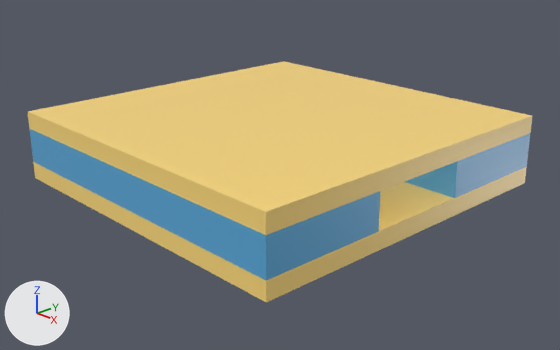
What one commit did to the Blender file Blender/210926_try_make_channel_layer_directly_with_cubes.blend.
Camera for both pictures: a camera (50 mm lens) standing at (15.36, -14.36, 7.89) and looking at (0.3, -0.19, 0.3). Arrows for +X, +Y and +Z are at lower left; the lights stay in place.

Script lines for the objects in view, before the commit:
```python
me_cube_002 = bpy.data.meshes.new('Cube.002')
me_cube_002.from_pydata(...)  # a box spanning x -0.5..0.5, y -0.5..0.5, z -0.5..0.5
me_cube_002.materials.append(mat_chan01_mat_007)  # blue #59aada
me_cube_003 = bpy.data.meshes.new('Cube.003')
me_cube_003.from_pydata(...)  # a box spanning x -0.5..0.5, y -0.5..0.5, z -0.5..0.5
me_cube_003.materials.append(mat_chan02_mat_003)  # blue #59aada
me_cube_004 = bpy.data.meshes.new('Cube.004')
me_cube_004.from_pydata(...)  # a box spanning x -0.5..0.5, y -0.5..0.5, z -0.5..0.5
me_cube_004.materials.append(mat_chan02_mat_003)  # blue #59aada
ob_chan01_001 = bpy.data.objects.new('Chan01.001', me_cube_002)
ob_chan01_001.parent = ob_chan01
ob_chan01_001.matrix_parent_inverse = Matrix(((0.1, 0.0, 0.0, 0.0), (0.0, 0.286, 0.0, 0.929), (0.0, 0.0, 2.0, -1.5), (0.0, 0.0, 0.0, 1.0)))
ob_chan01_001.location = (0.0, 3.25, 0.75)
ob_chan01_001.scale = (10.0, 3.5, 0.5)
ob_chan01_001.visible_shadow = False
ob_chan02 = bpy.data.objects.new('Chan02', me_cube_003)
ob_chan02.parent = ob_first_layer
ob_chan02.matrix_parent_inverse = Matrix(((0.1, 0.0, 0.0, 0.0), (0.0, 0.1, 0.0, 0.0), (0.0, 0.0, 2.0, -0.5), (0.0, 0.0, 0.0, 1.0)))
ob_chan02.location = (0.0, -3.25, 1.25)
ob_chan02.scale = (10.0, 3.5, 0.5)
ob_chan02.visible_shadow = False
ob_chan02_001 = bpy.data.objects.new('Chan02.001', me_cube_004)
ob_chan02_001.parent = ob_chan02
ob_chan02_001.matrix_parent_inverse = Matrix(((0.1, 0.0, 0.0, 0.0), (0.0, 0.286, 0.0, 0.929), (0.0, 0.0, 2.0, -2.5), (0.0, 0.0, 0.0, 1.0)))
ob_chan02_001.location = (0.0, 3.25, 1.25)
ob_chan02_001.scale = (10.0, 3.5, 0.5)
ob_chan02_001.visible_shadow = False
# also in view: 'Top Layer' at (0.0, 0.0, 1.75); 'Chan01' at (0.0, -3.25, 0.75); 'First Layer' at (0.0, 0.0, 0.25)
```
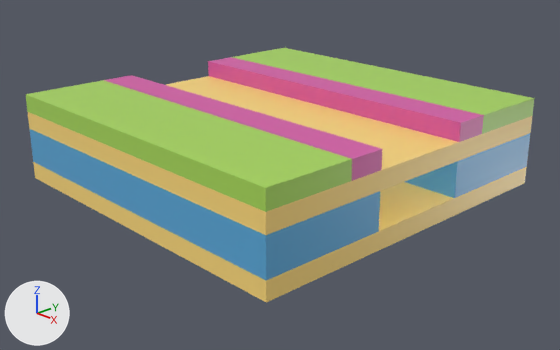
The change, as a list of edits to the scene's bpy script:
```text
Add mat_eroded01_mat_005:
    mat_eroded01_mat_005 = principled_material('Eroded01_mat.005')
    mat_eroded01_mat_005.base_color = (0.4, 0.7, 0.1)  # green #aada59
    mat_eroded01_mat_005.roughness = 0.4
Add mat_edge01_edge_mat_006:
    mat_edge01_edge_mat_006 = principled_material('Edge01_edge_mat.006')
    mat_edge01_edge_mat_006.base_color = (0.7, 0.1, 0.4)  # pink #da59aa
    mat_edge01_edge_mat_006.roughness = 0.4
Add me_cube_078:
    me_cube_078.from_pydata(...)  # a box spanning x -0.5..0.5, y -0.5..0.5, z -0.5..0.5
    me_cube_078.materials.append(mat_eroded01_mat_005)  # green #aada59
Add me_cube_079:
    me_cube_079.from_pydata(...)  # a box spanning x -0.5..0.5, y -0.5..0.5, z -0.5..0.5
    me_cube_079.materials.append(mat_eroded01_mat_005)  # green #aada59
Add me_cube_076:
    me_cube_076.from_pydata(...)  # a box spanning x -0.5..0.5, y -0.5..0.5, z -0.5..0.5
    me_cube_076.materials.append(mat_edge01_edge_mat_006)  # pink #da59aa
Add me_cube_077:
    me_cube_077.from_pydata(...)  # a box spanning x -0.5..0.5, y -0.5..0.5, z -0.5..0.5
    me_cube_077.materials.append(mat_edge01_edge_mat_006)  # pink #da59aa
Add ob_eroded01_001:
    ob_eroded01_001 = bpy.data.objects.new('Eroded01.001', me_cube_079)
    ob_eroded01_001.parent = ob_eroded01
    ob_eroded01_001.matrix_parent_inverse = Matrix(((0.1, 0.0, 0.0, 0.0), (0.0, 0.4, 0.0, 1.5), (0.0, 0.0, 2.0, -4.5), (0.0, 0.0, 0.0, 1.0)))
    ob_eroded01_001.location = (0.0, 3.75, 2.25)
    ob_eroded01_001.scale = (10.0, 2.5, 0.5)
    ob_eroded01_001.visible_shadow = False
Add ob_eroded01:
    ob_eroded01 = bpy.data.objects.new('Eroded01', me_cube_078)
    ob_eroded01.parent = ob_first_layer
    ob_eroded01.matrix_parent_inverse = Matrix(((0.1, 0.0, 0.0, 0.0), (0.0, 0.1, 0.0, 0.0), (0.0, 0.0, 2.0, -0.5), (0.0, 0.0, 0.0, 1.0)))
    ob_eroded01.location = (0.0, -3.75, 2.25)
    ob_eroded01.scale = (10.0, 2.5, 0.5)
    ob_eroded01.visible_shadow = False
Add ob_edge01_edge_001:
    ob_edge01_edge_001 = bpy.data.objects.new('Edge01_edge.001', me_cube_077)
    ob_edge01_edge_001.parent = ob_edge01_edge
    ob_edge01_edge_001.matrix_parent_inverse = Matrix(((0.1, 0.0, 0.0, 0.0), (0.0, 1.0, 0.0, 2.0), (0.0, 0.0, 2.0, -4.5), (0.0, 0.0, 0.0, 1.0)))
    ob_edge01_edge_001.location = (0.0, 2.0, 2.25)
    ob_edge01_edge_001.scale = (10.0, 1.0, 0.5)
    ob_edge01_edge_001.visible_shadow = False
Add ob_edge01_edge:
    ob_edge01_edge = bpy.data.objects.new('Edge01_edge', me_cube_076)
    ob_edge01_edge.parent = ob_first_layer
    ob_edge01_edge.matrix_parent_inverse = Matrix(((0.1, 0.0, 0.0, 0.0), (0.0, 0.1, 0.0, 0.0), (0.0, 0.0, 2.0, -0.5), (0.0, 0.0, 0.0, 1.0)))
    ob_edge01_edge.location = (0.0, -2.0, 2.25)
    ob_edge01_edge.scale = (10.0, 1.0, 0.5)
    ob_edge01_edge.visible_shadow = False
```

Pixel boxes (x1, y1, x2, y2) of what changed, in the pictures (560 x 350 px):
'Eroded01', added (green)
    after: (25, 80, 352, 212)
'Edge01_edge.001', added (pink)
    after: (208, 57, 484, 142)
'Eroded01.001', added (green)
    after: (232, 48, 535, 134)
'Edge01_edge', added (pink)
    after: (104, 75, 382, 181)
'Top Layer', unchanged, covered by the edit
    before: (28, 61, 532, 235)
    after: (28, 76, 532, 235)
